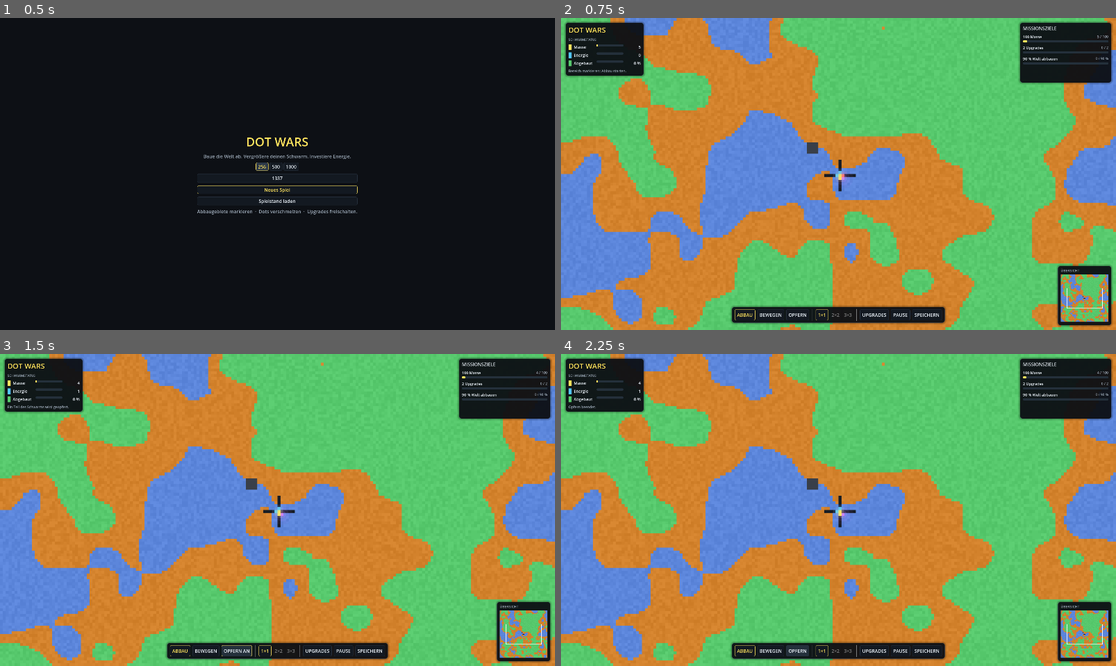
Above: before the commit, frames 1-4 (two rows, left to right).
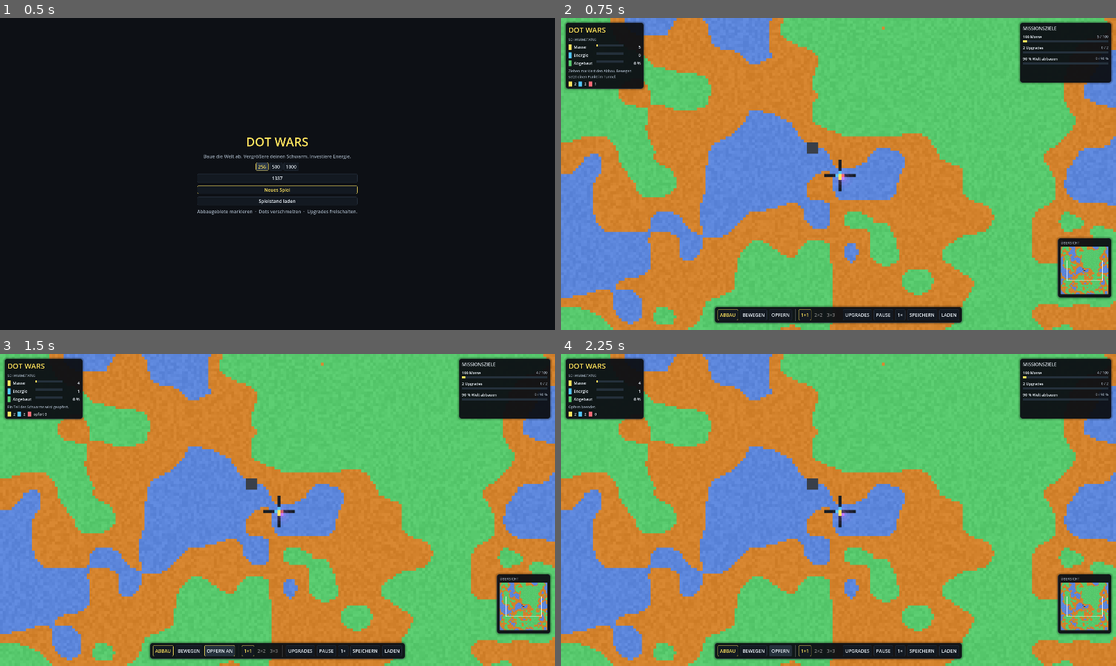
Above: after the commit, the same moments.

Repository: matthias007267/Dot-Wars
Game: Godot game, scene res://scenes/main.tscn
Two runs of this game, one before a commit and one after it. Both use one fixed random seed, a clock stepped at 60 frames per second and the inputs below.
Inputs:
- Up to frame 1 (0.5 s): no input
- Up to frame 2 (0.75 s): click "Neues Spiel" at 0.5 s
- Up to frame 3 (1.5 s): click "OPFERN" at 1.25 s
- Up to frame 4 (2.25 s): click "OPFERN AN" at 2 s

Frame 1 is identical in both runs. In frame 2, 3.6% of the frame differs, in the area x 0-100%, y 7-99%; in frame 3, 3.4%; in frame 4, 3.4%.

Commit message:
Make 0.2.0 a playable test beta.
Show dig areas and rally points, label the sacrificing swarm color, and put tempo and load on the command bar. Drop the per-worker glow. Correct docs that still described shipped systems as missing.

Co-authored-by: matthias007267 <matthias007267@users.noreply.github.com>

Diff:
--- a/project.godot
+++ b/project.godot
@@ -4,7 +4,7 @@
 [application]
 
 config/name="DOT WARS"
-config/version="0.1.0"
+config/version="0.2.0"
 run/main_scene="res://scenes/main.tscn"
 config/features=PackedStringArray("4.3", "GL Compatibility")
 
--- a/src/main.gd
+++ b/src/main.gd
@@ -7,6 +7,7 @@
 var workers_view: WorkerRenderer
 var camera: CameraController
 var hud: GameHud
+var orders: OrderOverlay
 var clock := TickClock.new()
 
 var _menu: MainMenu
@@ -57,6 +58,8 @@
 	var loaded := SaveGame.read_file(path)
 	if loaded == null:
 		push_error("Speicherstand ungültig")
+		if hud != null:
+			hud.report("Speicherstand ungültig.")
 		return
 	print("DOT WARS bereit: %dx%d Seed %d" % [loaded.world.width, loaded.world.height, loaded.config.world_seed])
 	print("Spielstand geladen, Arbeiter %d" % loaded.workers.count)
@@ -79,7 +82,6 @@
 	workers_view.workers = sim.workers
 	workers_view.colors = sim.group_colors
 	camera = CameraController.new()
-	workers_view.camera = camera
 	camera.world_size = Vector2(world.width, world.height)
 	renderer.camera = camera
 	if _has_flag("--grid"):
@@ -88,23 +90,28 @@
 		renderer.show_chunks = true
 	add_child(renderer)
 	add_child(workers_view)
+	orders = OrderOverlay.new()
+	orders.sim = sim
+	add_child(orders)
 	add_child(camera)
 	hud = GameHud.new()
 	hud.sim = sim
 	hud.clock = clock
 	hud.camera = camera
 	hud.renderer = renderer
+	hud.load_requested.connect(_boot_from_save)
 	add_child(hud)
 	workers_view.show_tick(sim.tick_count)
 	_prepare_tone()
 
 
 func _clear_playfield() -> void:
-	for node in [renderer, workers_view, camera, hud, _tone]:
+	for node in [renderer, workers_view, orders, camera, hud, _tone]:
 		if node != null and is_instance_valid(node):
 			node.queue_free()
 	renderer = null
 	workers_view = null
+	orders = null
 	camera = null
 	hud = null
 	_tone = null
--- /dev/null
+++ b/src/render/order_overlay.gd
@@ -0,0 +1,35 @@
+class_name OrderOverlay
+extends Node2D
+## Zeichnet Abbaugebiete und Sammelpunkte. Keine Node pro Zelle.
+
+var sim: Simulation
+
+
+func _process(_delta: float) -> void:
+	queue_redraw()
+
+
+func _draw() -> void:
+	if sim == null:
+		return
+	var areas := {}
+	var goals := {}
+	for group_id in sim.group_open.size():
+		if sim.group_open[group_id] == 0:
+			continue
+		var sacrificing := sim.sacrifice_on[group_id] == 1
+		if not sacrificing:
+			var rects: Array[Rect2i] = sim.areas.rects[group_id]
+			for rect in rects:
+				areas[rect] = true
+		var goal := sim.move_goal(group_id)
+		if goal >= 0:
+			goals[goal] = sim.group_colors[group_id] if sacrificing else UiTheme.ACCENT
+	var outline := Color(UiTheme.ACCENT.r, UiTheme.ACCENT.g, UiTheme.ACCENT.b, 0.95)
+	for rect in areas:
+		draw_rect(Rect2(rect.position, rect.size), outline, false, 2.0)
+	var width := sim.world.width
+	for cell in goals:
+		var tint: Color = goals[cell]
+		tint.a = 0.72
+		draw_rect(Rect2(cell % width, cell / width, 1, 1), tint, true)
--- a/src/render/worker_renderer.gd
+++ b/src/render/worker_renderer.gd
@@ -3,9 +3,6 @@
 ## Zeichnet alle Arbeiter in eine Textur, ein Pixel pro Zelle. Keine Node pro Arbeiter.
 
 var world: WorldState
-var camera: Camera2D
-const GLOW_MIN_ZOOM := 7.0
-const MAX_GLOW_UNITS := 240
 var workers: WorkerStore
 var colors: Array[Color] = [
 	Color8(0xFF, 0xE4, 0x5E),
@@ -62,31 +59,6 @@
 func _draw() -> void:
 	if _texture != null:
 		draw_texture_rect(_texture, Rect2(0, 0, world.width, world.height), false)
-	_draw_worker_accents()
-
-
-## Nur bei Nahansicht und für wenige sichtbare Einheiten: dezente Lichtakzente.
-## Kein zusätzlicher Node pro Arbeiter und keine Änderung der Worker-Textur.
-func _draw_worker_accents() -> void:
-	if camera == null or camera.zoom.x < GLOW_MIN_ZOOM:
-		return
-	var zoom := camera.zoom.x
-	var viewport := get_viewport_rect().size
-	var bounds := Rect2(camera.position - viewport / (2.0 * zoom), viewport / zoom)
-	var painted := 0
-	for id in workers.count:
-		if painted >= MAX_GLOW_UNITS:
-			break
-		var cell := workers.cell[id]
-		var x := cell % world.width
-		var y := cell / world.width
-		var size := int(workers.size[id])
-		if not bounds.grow(2.0).has_point(Vector2(x, y)):
-			continue
-		var group_id := int(workers.group[id])
-		var tint := colors[group_id] if group_id < colors.size() else colors[0]
-		draw_rect(Rect2(x - 0.75, y - 0.75, size + 1.5, size + 1.5), Color(tint.r, tint.g, tint.b, 0.10), true)
-		painted += 1
 
 
 func _upload() -> void:
--- a/src/ui/game_hud.gd
+++ b/src/ui/game_hud.gd
@@ -2,6 +2,8 @@
 extends CanvasLayer
 ## Minimalistische Spieloberfläche. Farbgruppen/Quoten sind interne Simulationsdetails.
 ## Der Spieler steuert den Schwarm über gemeinsame Befehle und eine Aktionsleiste.
+
+signal load_requested(path: String)
 
 enum Command { MINE, MOVE }
 
@@ -31,6 +33,9 @@
 var _move_button: Button
 var _sacrifice_button: Button
 var _pause_button: Button
+var _speed_button: Button
+var _swarm_ids: Array[int] = []
+var _swarm_labels: Array[Label] = []
 var _upgrade_panel: PanelContainer
 var _upgrade_buttons: Array[Button] = []
 var _size_buttons: Array[Button] = []
@@ -131,7 +136,7 @@
 		return false
 	var changed := false
 	for group_id in sim.group_open.size():
-		if not _available_for_work(group_id):
+		if not _has_presence(group_id):
 			continue
 		changed = sim.set_desired_size(group_id, unit_size) or changed
 	_notice("Dot-Größe: %d×%d" % [unit_size, unit_size] if changed else "Keine aktive Einheitengruppe.")
@@ -162,7 +167,9 @@
 	_goal_mining_value.text = "%d / 90 %%" % percent
 	_victory.visible = sim.won
 	_pause_button.text = "WEITER" if clock.paused else "PAUSE"
+	_speed_button.text = "%d×" % clock.speed
 	_sacrifice_button.text = "OPFERN AN" if _is_sacrificing() else "OPFERN"
+	_refresh_swarm()
 
 	_refresh_selection()
 	_refresh_upgrades()
@@ -188,8 +195,9 @@
 	_mined_value = mined[0]
 	_mined_bar = mined[1]
 
-	_message = _label(content, "Bereich markieren: Abbau starten.", 12, UiTheme.MUTED)
+	_message = _label(content, "Ziehen markiert den Abbau. Bewegen setzt einen Punkt im Tunnel.", 12, UiTheme.MUTED)
 	_message.autowrap_mode = TextServer.AUTOWRAP_WORD_SMART
+	_build_swarm(content)
 
 
 func _build_goals(layer: Control) -> void:
@@ -247,8 +255,12 @@
 	upgrades.tooltip_text = "Verbesserungen mit Energie kaufen."
 	_pause_button = _button(buttons, "PAUSE", _pause_game)
 	_pause_button.tooltip_text = "Leertaste pausiert ebenfalls."
+	_speed_button = _button(buttons, "1×", _cycle_speed)
+	_speed_button.tooltip_text = "Wechselt zwischen 1×, 2× und 4×."
 	var save := _button(buttons, "SPEICHERN", _save_game)
-	save.tooltip_text = "Alternativ F5. Laden mit F9."
+	save.tooltip_text = "Alternativ F5."
+	var load := _button(buttons, "LADEN", _load_game)
+	load.tooltip_text = "Lädt user://slot.dw. Alternativ F9."
 
 
 func _build_upgrade_panel(layer: Control) -> void:
@@ -289,8 +301,8 @@
 	frame.set_anchors_preset(Control.PRESET_BOTTOM_RIGHT)
 	frame.offset_left = -201
 	frame.offset_right = -16
-	frame.offset_top = -222
-	frame.offset_bottom = -16
+	frame.offset_top = -318
+	frame.offset_bottom = -112
 	var content := _column(frame, 5)
 	_label(content, "ÜBERSICHT", 12, UiTheme.MUTED)
 	_map = WorldMinimap.new()
@@ -388,10 +400,14 @@
 	parent.add_child(separator)
 
 
-func _available_for_work(group_id: int) -> bool:
-	return sim.group_open[group_id] == 1 and sim.sacrifice_on[group_id] == 0 and (
+func _has_presence(group_id: int) -> bool:
+	return sim.group_open[group_id] == 1 and (
 		sim.quotas[group_id] > 0 or sim.workers.group_mass[group_id] > 0
 	)
+
+
+func _available_for_work(group_id: int) -> bool:
+	return _has_presence(group_id) and sim.sacrifice_on[group_id] == 0
 
 
 func _sacrifice_group() -> int:
@@ -413,6 +429,25 @@
 	command_mode = next
 	_notice("Abbaufläche aufziehen." if next == Command.MINE else "Ziel im Tunnel anklicken.")
 	refresh()
+
+
+func _cycle_speed() -> void:
+	if clock.speed == 1:
+		clock.speed = 2
+	elif clock.speed == 2:
+		clock.speed = 4
+	else:
+		clock.speed = 1
+	_notice("Tempo %d×." % clock.speed)
+	refresh()
+
+
+func _load_game() -> void:
+	load_requested.emit("user://slot.dw")
+
+
+func report(text: String) -> void:
+	_notice(text)
 
 
 func _pause_game() -> void:
@@ -481,6 +516,36 @@
 		_size_buttons[i].disabled = i + 1 > sim.upgrades.max_size()
 
 
+func _build_swarm(parent: Node) -> void:
+	if sim == null:
+		return
+	var row := HBoxContainer.new()
+	row.add_theme_constant_override("separation", 8)
+	row.mouse_filter = Control.MOUSE_FILTER_IGNORE
+	parent.add_child(row)
+	for group_id in sim.group_open.size():
+		if not _has_presence(group_id):
+			continue
+		var chip := ColorRect.new()
+		chip.custom_minimum_size = Vector2(12, 12)
+		chip.color = sim.group_colors[group_id]
+		chip.mouse_filter = Control.MOUSE_FILTER_IGNORE
+		row.add_child(chip)
+		var label := _label(row, "0", 12, UiTheme.TEXT)
+		_swarm_ids.append(group_id)
+		_swarm_labels.append(label)
+
+
+func _refresh_swarm() -> void:
+	for index in _swarm_ids.size():
+		var group_id := _swarm_ids[index]
+		var mass := sim.workers.group_mass[group_id]
+		if sim.sacrifice_on[group_id] == 1:
+			_swarm_labels[index].text = "opfert %d" % mass
+		else:
+			_swarm_labels[index].text = str(mass)
+
+
 func _notice(message: String) -> void:
 	if _message != null:
 		_message.text = message
--- a/src/ui/ui_theme.gd
+++ b/src/ui/ui_theme.gd
@@ -63,9 +63,7 @@
 static func style_progress(bar: ProgressBar, fill: Color) -> void:
 	var track := StyleBoxFlat.new()
 	track.bg_color = PANEL_HOVER
-	track.set_corner_radius_all(4)
 	var progress := StyleBoxFlat.new()
 	progress.bg_color = fill
-	progress.set_corner_radius_all(4)
 	bar.add_theme_stylebox_override("background", track)
 	bar.add_theme_stylebox_override("fill", progress)
--- a/tests/test_game_hud.gd
+++ b/tests/test_game_hud.gd
@@ -60,5 +60,8 @@
 	check(hud.set_size_all(2), "Größe zwei gesetzt")
 	for g in hud.sim.group_open.size():
 		check_eq(hud.sim.desired_size[g], 2, "interne Gruppen nutzen dieselbe Größe")
+	check(hud.toggle_sacrifice(), "Opfern für die Größenprüfung")
+	check(hud.set_size_all(1), "Größe gilt auch für die opfernde Gruppe")
+	check_eq(hud.sim.desired_size[2], 1, "Opfergruppe behält die gemeinsame Größe")
 	check_no_errors(hud.sim.check_invariants(), "keine Masse durch Größeneinstellung verloren")
 	hud.free()
Not shown, changed: README.md
Not shown, changed: docs/ARCHITECTURE.md
Not shown, changed: docs/DECISIONS.md
Not shown, changed: docs/GAME_DESIGN.md
Not shown, changed: docs/RELEASE.md
